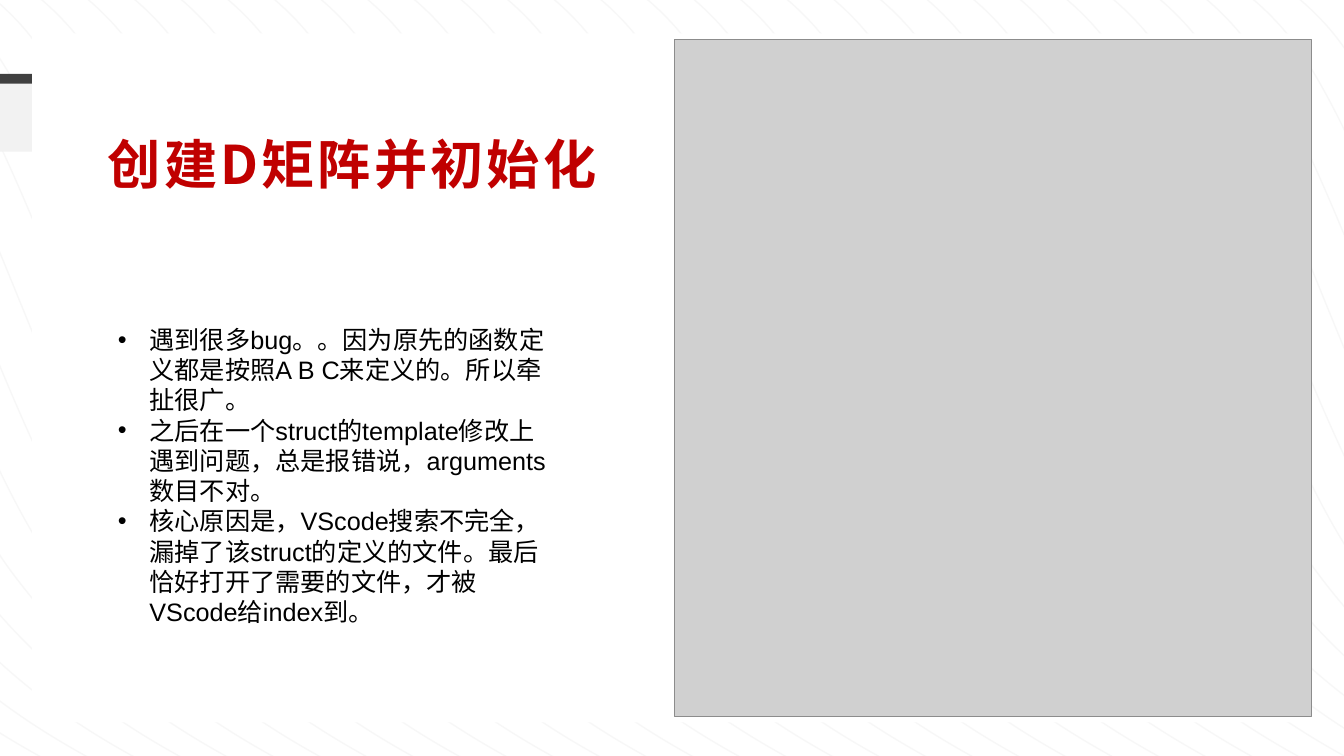
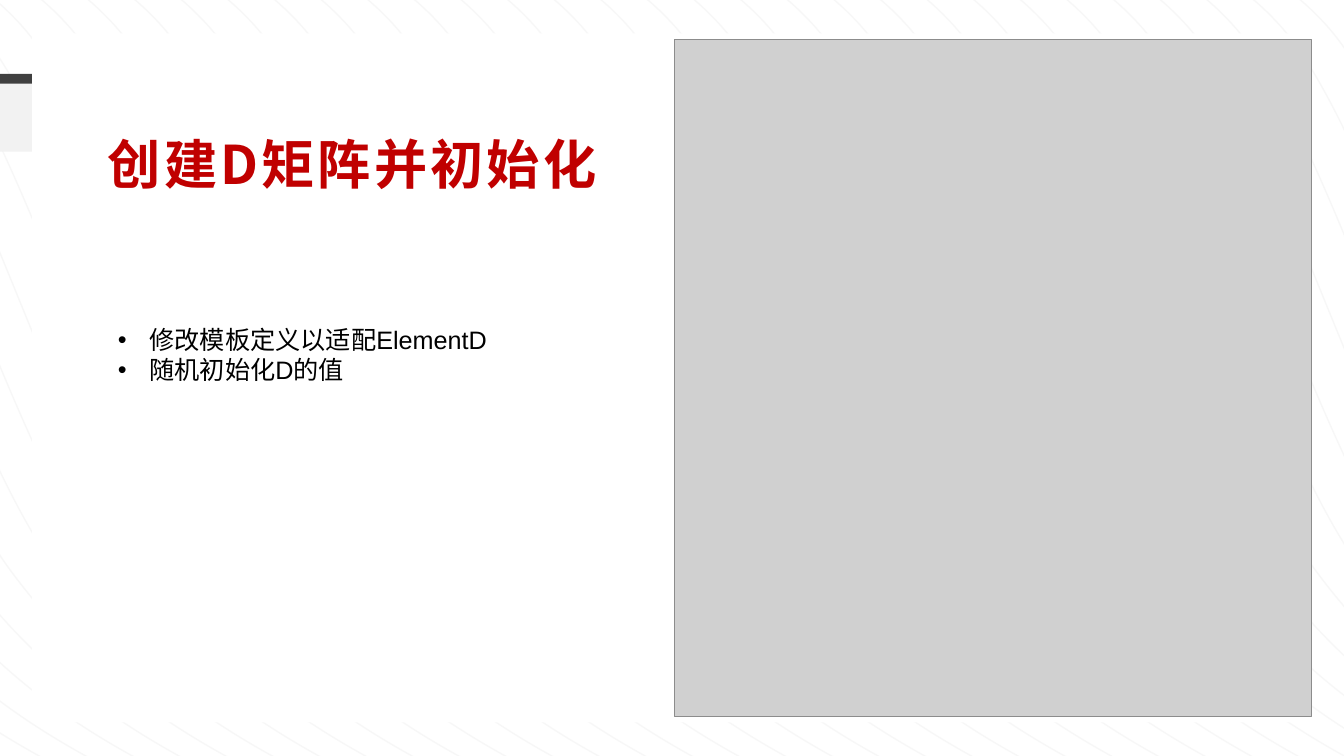
Before and after one commit to ziyuhuang123/dataflow_code, a slide deck: slide 5 of weekly_report/汇报-0823.pptx. Drawn at 1344x756 pixels with LibreOffice and Linux fonts; fonts in the diff are those of the drawing; grey boxes stand for pictures. Boxes give left, top, right and bottom in pixels: in the first picture for what was removed or moved away, otherwise in the second. Text is boxed around its words. In the diff, an @@ line names an element or a change of style, - is before the commit and + after.

```diff
--- a/weekly_report/汇报-0823.pptx
+++ b/weekly_report/汇报-0823.pptx
@@ text at (149,327,486,381): text changed @@
-• 遇到很多bug。。因为原先的函数定义都是按照A B C来定义的。所以牵扯很广。
-• 之后在一个struct的template修改上遇到问题，总是报错说，arguments数目不对。
-• 核心原因是，VScode搜索不完全，漏掉了该struct的定义的文件。最后恰好打开了需要的文件，才被VScode给index到。
+• 修改模板定义以适配ElementD
+• 随机初始化D的值
```
Also in this commit, not shown: 1 other slide changed, 15 other files.
